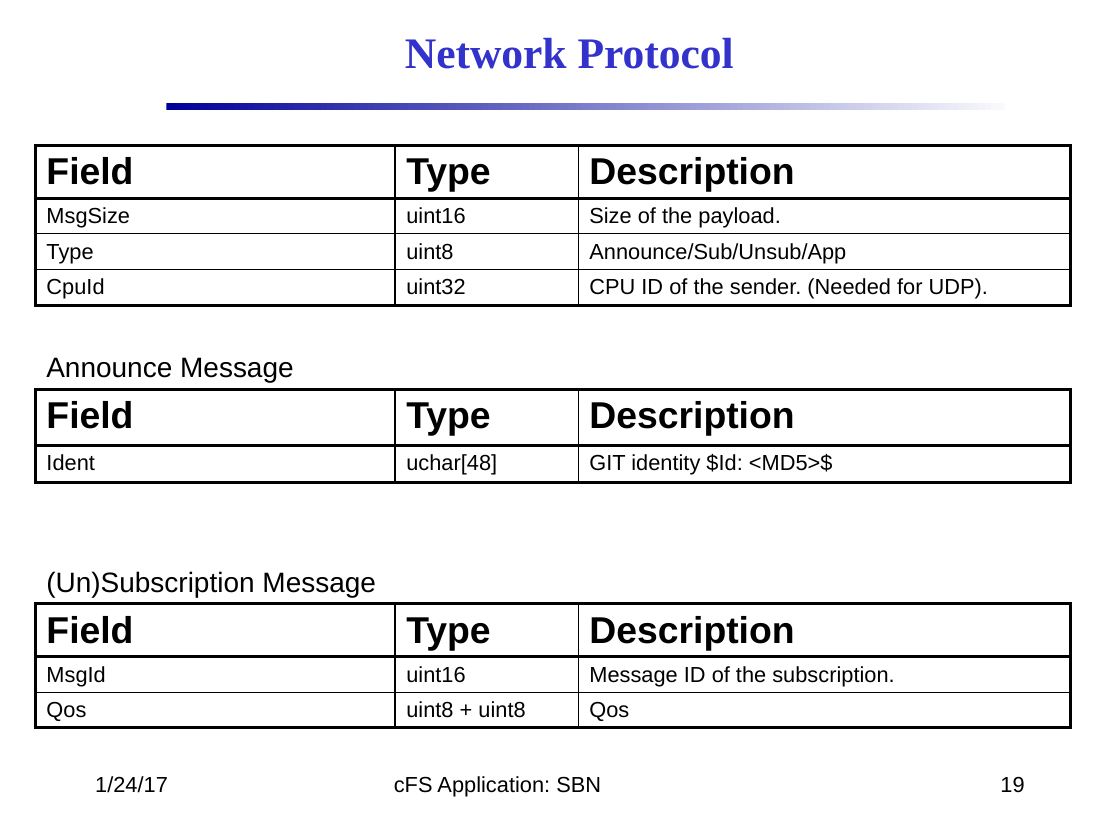
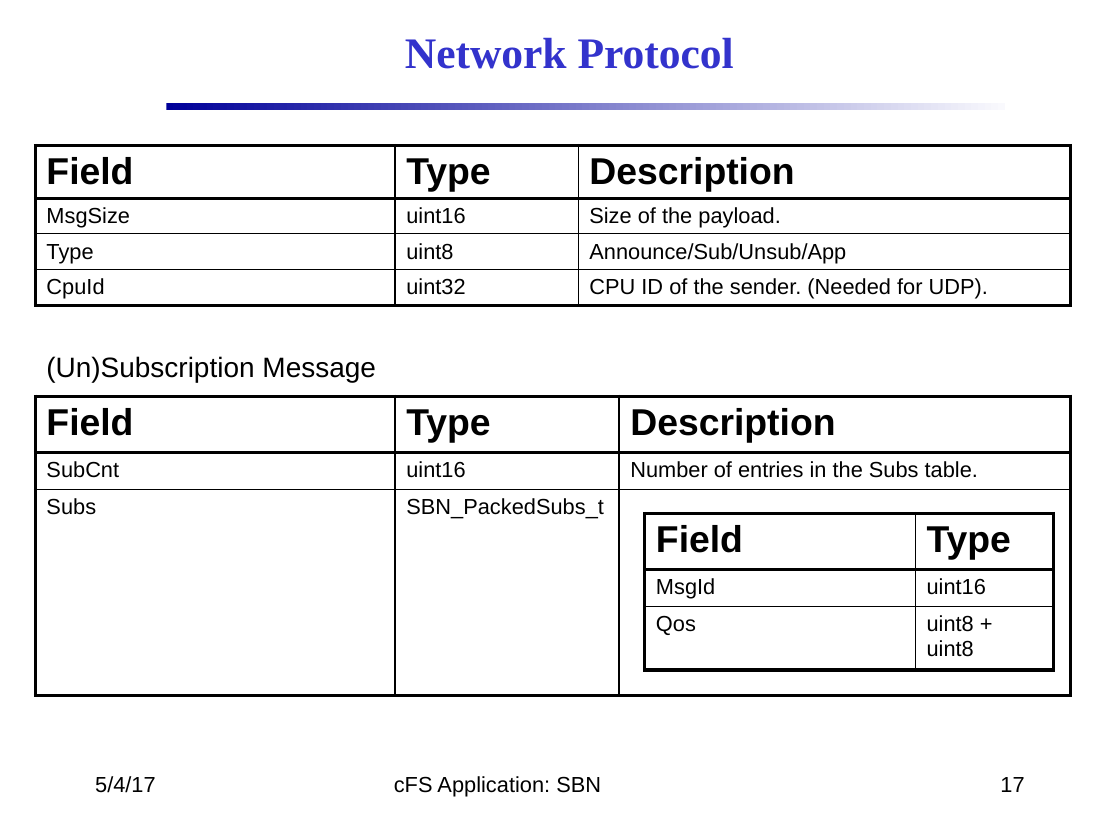
Before and after one commit to nasa/SBN, a slide deck: slide 17 of docs/SBN_Design.pptx (slide 19 before the commit). Drawn at 1120x840 pixels with LibreOffice and Linux fonts; fonts in the diff are those of the drawing; background and template pictures are left out. Boxes give left, top, right and bottom in pixels: in the first picture for what was removed or moved away, otherwise in the second. Text is boxed around its words. In the diff, an @@ line names an element or a change of style, - is before the commit and + after.

```diff
--- a/docs/SBN_Design.pptx
+++ b/docs/SBN_Design.pptx
@@ text "(Un)Subscription Message": place and size @@
-text "(Un)Subscription Message" at (46, 571, 376, 597)
+text "(Un)Subscription Message" at (46, 356, 376, 383)
@@ text removed at (46, 357, 294, 382) @@
-Announce Message
@@ table removed at (35, 390, 1068, 483), 2 rows, 3 columns @@
-Field | Type | Description
-Ident | uchar[48] | GIT identity $Id: <MD5>$
@@ table added at (35, 396, 1070, 696), 3 rows, 3 columns @@
+Field | Type | Description
+SubCnt | uint16 | Number of entries in the Subs table.
+Subs | SBN_PackedSubs_t | 
@@ table at (645, 513, 1054, 670) @@
-column 3: Description | Message ID of the subscription. | Qos
@@ table: place and size @@
-table at (35, 604, 1068, 735)
+table at (645, 513, 1054, 670)
@@ text at (95, 776, 156, 793): text changed @@
-1/24/17
+5/4/17
@@ page number at (1000, 777, 1024, 792): text changed @@
-19
+17
```
Also in this commit, not shown: 19 other slides changed, 1 slide added.
